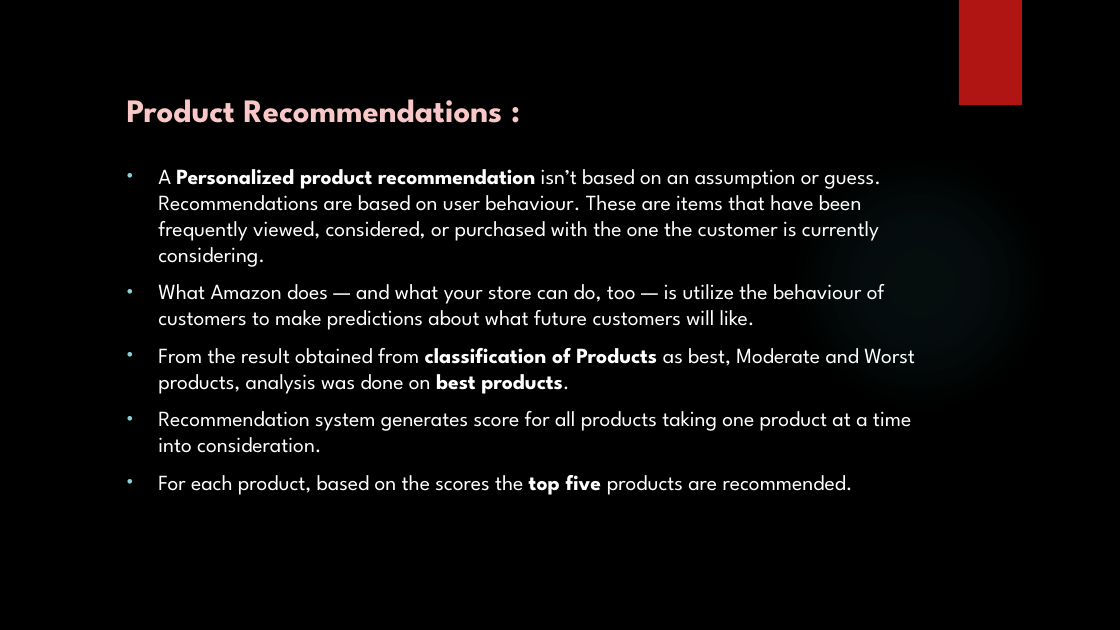
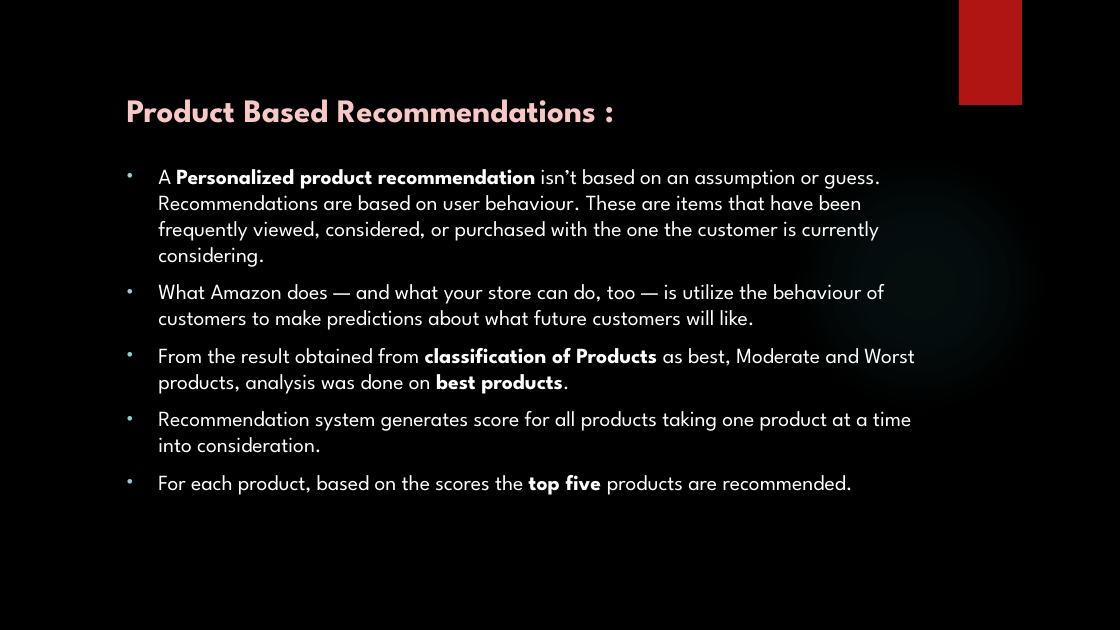
Before and after one commit to madhuhasa/digital-alpha, a slide deck: slide 26 of project/DIGITAL MARKETING.pptx. Drawn at 1120x630 pixels with LibreOffice and Linux fonts; fonts in the diff are those of the drawing; background and template pictures are left out. Boxes give left, top, right and bottom in pixels: in the first picture for what was removed or moved away, otherwise in the second. Text is boxed around its words. In the diff, an @@ line names an element or a change of style, - is before the commit and + after.

```diff
--- a/project/DIGITAL MARKETING.pptx
+++ b/project/DIGITAL MARKETING.pptx
@@ text at [127,99,596,123]: text changed @@
-Product Recommendations :
+Product Based Recommendations :
```
Also in this commit, not shown: 4 other slides changed, 2 slides added.
